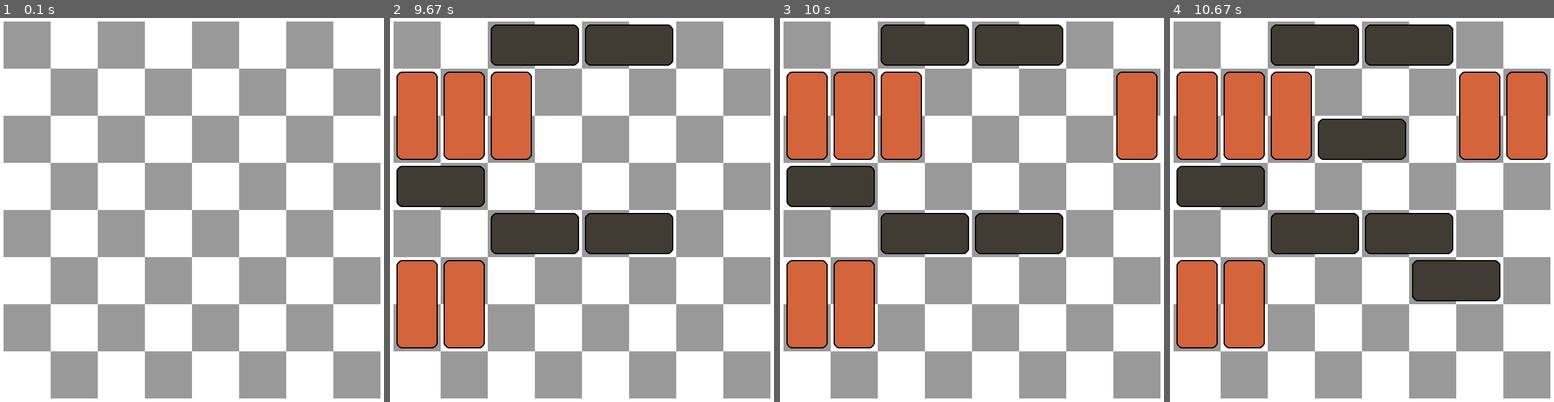
Above: before the commit, frames 1-4 (left to right).
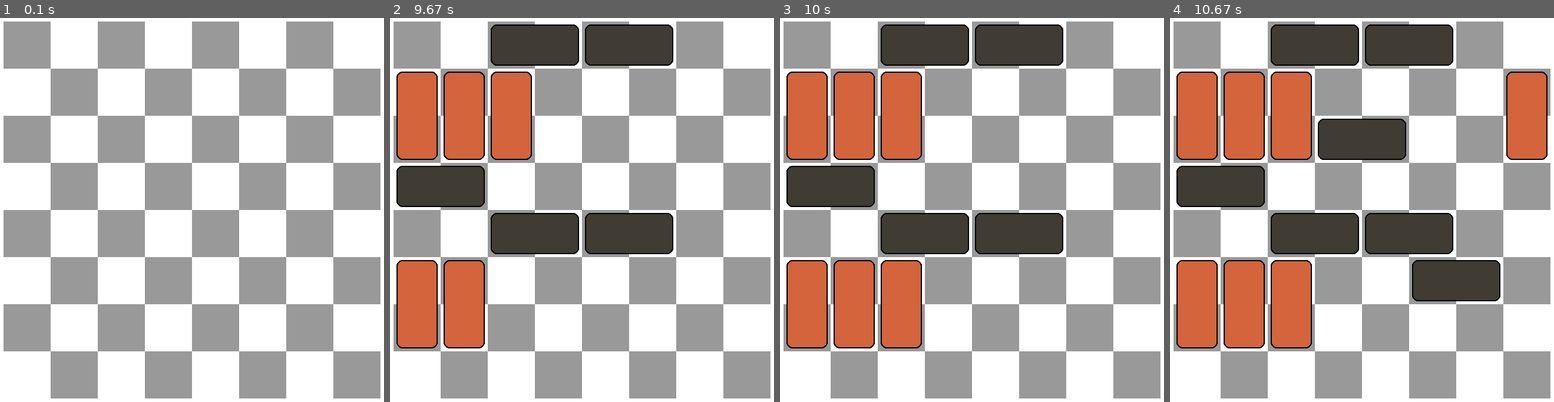
Above: after the commit, the same moments.

Repository: djoleant/Domineering
Game: pygame game, started from pygame_proba.py
Two runs of this game, one before a commit and one after it. Both use one fixed random seed, a clock stepped at 60 frames per second and the inputs below.
Inputs (mouse positions are in pixels of both pictures, inside the frame that each line leads up to):
- Up to frame 1 (0.1 s): no input
- Up to frame 2 (9.67 s): click (601, 229) at 0.38 s; click (424, 183) at 0.72 s; click (505, 52) at 8.98 s; click (601, 56) at 9.32 s; click (501, 236) at 9.65 s
- Up to frame 3 (10 s): click (1129, 106) at 9.98 s
- Up to frame 4 (10.67 s): click (1385, 298) at 10.32 s; click (1446, 298) at 10.65 s

Frames 1-2 are identical in both runs. In frame 3, 4.9% of the frame differs, in the area x 26-99%, y 13-87%; in frame 4, 4.9%.

Commit message:
Izmena heuristike

Diff:
--- a/Domineering.py
+++ b/Domineering.py
@@ -22,6 +22,8 @@
 next = 1
 n = 8  # number of columns - A, B, C ...
 m = 8  # number of rows - 1, 2, 3 ...
+
+safe_moves_coef=10
 
 
 def initialize(size_n, size_m, first):
@@ -97,7 +99,7 @@
     elif (next % 2 == 1):
         o_won = True
         for x in range(n):
-            for y in range(1,m):
+            for y in range(1, m):
                 if board[y][x] == 0 and board[y-1][x] == 0:
                     o_won = False
                     break
@@ -147,20 +149,22 @@
         for x in range(n-1):
             for y in range(m):
                 # board[y][x] == 0 and board[y][x+1] == 0:
-                if board[y][x] == 0 and board[y][x+1] == 0:#is_valid(x, y, HORIZONTAL):
+                # is_valid(x, y, HORIZONTAL):
+                if board[y][x] == 0 and board[y][x+1] == 0:
                     valid_moves.append(
                         ((y, x, HORIZONTAL), make_move(y, x, HORIZONTAL)))
-                    #break
+                    # break
 
     elif (next % 2 == 1):
 
         for x in range(n):
-            for y in range(1,m):
+            for y in range(1, m):
                 # board[y][x] == 0 and board[y-1][x] == 0:
-                if board[y][x] == 0 and board[y-1][x] == 0:#is_valid(x, y, VERTICAL):
+                # is_valid(x, y, VERTICAL):
+                if board[y][x] == 0 and board[y-1][x] == 0:
                     valid_moves.append(
                         ((y, x, VERTICAL), make_move(y, x, VERTICAL)))
-                    #break
+                    # break
 
     return valid_moves
 
@@ -225,7 +229,7 @@
 
 
 def heuristic(state, move):
-    #global first_player
+    global safe_moves_coef
     # number of remaining horizontal moves
     horizontal = 0
     for x in range(n-1):
@@ -236,46 +240,64 @@
     # number of remaining vertical moves
     vertical = 0
     for x in range(n):
-        for y in range(1,m):
+        for y in range(1, m):
             if state[y][x] == 0 and state[y-1][x] == 0:
                 vertical += 1
 
     # give priority to center
-    center_x,center_o,empty=0,0,0
-    for x in range(n//4,3*n//4):
-        for y in range(m//4,3*m//4):
-            if state[y][x]==0:
-                empty+=1
-            elif state[y][x]%2==1:
-                center_x+=1
-            elif state[y][x]%2==0:
-                center_o+=1
-    if first_player==COMPUTER:
-        if center_x>=8:
-            center_x,center_o,empty=0,0,0
-    else:
-        if center_o>=8:
-            center_x,center_o,empty=0,0,0
-
-    safe_moves_c,safe_moves_h=0,0
-    if first_player==COMPUTER:
+    center_x, center_o, empty = 0, 0, 0
+    # for x in range(n//4, 3*n//4):
+    #     for y in range(m//4, 3*m//4):
+    #         if state[y][x] == 0:
+    #             empty += 1
+    #         elif state[y][x] % 2 == 1:
+    #             center_x += 1
+    #         elif state[y][x] % 2 == 0:
+    #             center_o += 1
+    # if first_player == COMPUTER:
+    #     if center_x >= 8:
+    #         center_x, center_o, empty = 0, 0, 0
+    # else:
+    #     if center_o >= 8:
+    #         center_x, center_o, empty = 0, 0, 0
+
+    safe_moves_c, safe_moves_h = 0, 0
+    if first_player == COMPUTER:
         for x in range(n):
             for y in range(m-1):
                 if state[y][x] == 0 and state[y+1][x] == 0\
-                    and (x==0 or (state[y][x-1]!=0 and state[y+1][x-1]!=0)) and \
-                    (x==n-1 or (state[y][x+1]!=0 and state[y+1][x+1]!=0)):
-                        safe_moves_c+=1
+                        and (x == 0 or (state[y][x-1] != 0 and state[y+1][x-1] != 0)) and \
+                        (x == n-1 or (state[y][x+1] != 0 and state[y+1][x+1] != 0)):
+                    safe_moves_c += 1
 
     else:
         for y in range(m):
             for x in range(n-1):
                 if state[y][x] == 0 and state[y][x+1] == 0\
-                    and (y==0 or (state[y-1][x]!=0 and state[y-1][x+1]!=0)) and \
-                    (y==n-1 or (state[y+1][x]!=0 and state[y+1][x+1]!=0)):
-                        safe_moves_h+=1
-
-    return horizontal-vertical+safe_moves_h+n*(m-1)+m*(n-1)+(center_o-center_x)*0.5 if first_player==HUMAN else \
-        vertical-horizontal+n*(m-1)+m*(n-1)+safe_moves_c+(center_x-center_o)*0.5
+                        and (y == 0 or (state[y-1][x] != 0 and state[y-1][x+1] != 0)) and \
+                        (y == n-1 or (state[y+1][x] != 0 and state[y+1][x+1] != 0)):
+                    safe_moves_h += 1
+
+    empty = 0
+    for x in range(n):
+        for y in range(m):
+            if state[y][x] == 0:
+                empty += 1
+    asym = 0
+    coef = (empty+2)*100.0/(m*n)
+    if coef > 62 and coef < 63:
+        safe_moves_coef=0
+        if move[2] == HORIZONTAL:
+            if move[1] % 2 == 0:
+                asym = 1
+                #print(coef, asym, move)
+        else:
+            if move[0] % 2 == 0:
+                asym = 1
+
+    return (horizontal-vertical)+safe_moves_h*safe_moves_coef+n*(m-1)+m*(n-1)+(center_o-center_x)*0.5 + asym*30 if first_player == HUMAN else \
+        (vertical-horizontal)+n*(m-1)+m*(n-1)+safe_moves_c*safe_moves_coef + \
+        (center_x-center_o)*0.5 + asym*30
 
 
 def max_value(state, depth, alpha, beta, move):
@@ -352,5 +374,4 @@
 
 
 if __name__ == "__main__":
-    # TODO: Implement min-max move making logic
-    play_game(8, 8, first=HUMAN)
+    play_game(8, 8, first=COMPUTER)
